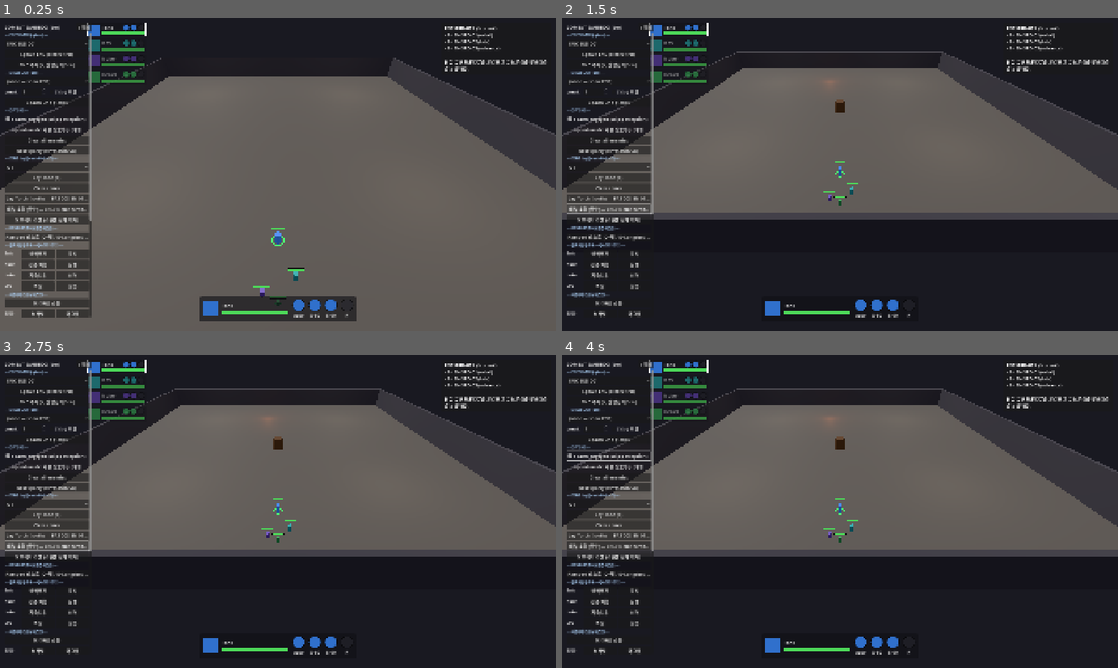
Above: before the commit, frames 1-4 (two rows, left to right).
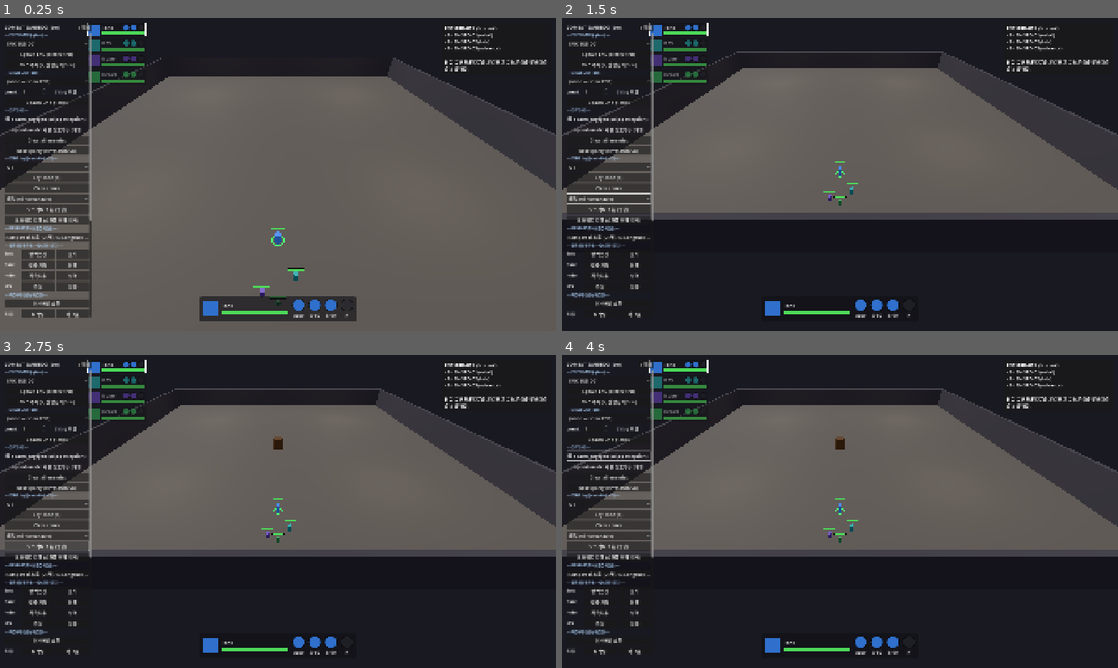
Above: after the commit, the same moments.

Repository: haepari1019/project_tdc_game
Game: Godot game, scene res://scenes/dev/combat_sandbox.tscn
Same seed, same stepped clock (60 frames per second), same inputs: the game is played once before the commit and once after it. This scene is started directly instead of the project's main scene.
Inputs (mouse positions are in pixels of both pictures, inside the frame that each line leads up to):
- Up to frame 1 (0.25 s): no input
- Up to frame 2 (1.5 s): click (606, 199) at 0.5 s, where only the run before the commit has a clickable "Lay Torch (north) — PAT-003 E…"; click (606, 208) at 1.25 s, where only the run before the commit has a clickable "배럴 소환 (중앙) — EN-015 fire comb…"
- Up to frame 3 (2.75 s): click (44, 545) at 2 s, where only the run after the commit has a clickable "오브젝트 소환 (중앙)"
- Up to frame 4 (4 s): click "spawn engaged (skip perceptio…" at 2.75 s; click "spawn engaged (skip perceptio…" at 3.5 s

The runs differ from the first frame. In frame 1, 0.6% of the frame differs, in the area x 0-16%, y 56-96%; in frame 2, 1.1%, in the area x 0-51%, y 19-96%; in frame 3, 0.9%; in frame 4, 0.7%.

Commit message:
refactor(sandbox): 오브젝트 소환을 드롭다운 + 레지스트리로 (확장 대비)
torch/barrel 개별 버튼 → SPAWNABLE_OBJECTS 코드 레지스트리 + 드롭다운 +
"오브젝트 소환 (중앙)" 버튼. 새 오브젝트 = 레지스트리에 {label, script} 1줄.
torch도 중앙 소환으로 통합(setup은 has_method 자동). "오브젝트 리셋" 유지.

Co-Authored-By: Claude Opus 4.8 (1M context) <noreply@anthropic.com>

Diff:
--- a/scripts/dev/combat_sandbox.gd
+++ b/scripts/dev/combat_sandbox.gd
@@ -14,6 +14,13 @@
 const HazardZone := preload("res://scripts/world/hazards/hazard_zone.gd")  # S3b zone media (test laying)
 const Torch := preload("res://scripts/world/objects/torch.gd")  # ENT-TORCH — PAT-003 EN-010 bearer test
 const Barrel := preload("res://scripts/world/objects/barrel.gd")  # ENT-BARREL — EN-015 fire caster combo test
+
+## 샌드박스 소환 가능 오브젝트 레지스트리 — 새 오브젝트 = 여기 1줄(label + script). 소환은 정중앙 +
+## _spawned_objects 추적("오브젝트 리셋"이 제거). setup(_combat)은 has_method로 자동(torch만 필요).
+const SPAWNABLE_OBJECTS := [
+	{"label": "배럴 (oil · breakable)", "script": Barrel},
+	{"label": "토치 (carriable · lit)", "script": Torch},
+]
 const AimMarker := preload("res://scripts/ui/aim_marker.gd")              # 지면-타겟 서브 조준(던전 parity)
 const AimController := preload("res://scripts/run/controllers/aim_controller.gd")
 const SelectionController := preload("res://scripts/run/controllers/selection_controller.gd")
@@ -124,6 +131,7 @@
 var _identity_dd: OptionButton
 var _basic_dd: OptionButton   # 평타(basic) archetype — gear's basic half only (OFF = 평타 끔)
 var _spawned_objects: Array = []   # 사물 소환기로 놓은 오브젝트(배럴/토치) — "오브젝트 리셋"이 전체 제거
+var _object_dropdown: OptionButton   # 오브젝트 소환 드롭다운(SPAWNABLE_OBJECTS)
 var _sub_dd: Array = []   # [OptionButton ×3] — Q/E/R sub loadout for the controlled member
 var _gear_dd: OptionButton   # Identity Gear swap (equips onto the matching-role member — F-008)
 var _cam_dragging := false
@@ -400,14 +408,15 @@
 	clear_zones_btn.text = "Clear zones"
 	clear_zones_btn.pressed.connect(_on_clear_zones)
 	box.add_child(clear_zones_btn)
-	var torch_btn := Button.new()
-	torch_btn.text = "Lay Torch (north) — PAT-003 EN-010 test"
-	torch_btn.pressed.connect(_on_lay_torch)
-	box.add_child(torch_btn)
-	var barrel_btn := Button.new()
-	barrel_btn.text = "배럴 소환 (중앙) — EN-015 fire combo test"
-	barrel_btn.pressed.connect(_on_lay_barrel)
-	box.add_child(barrel_btn)
+	# 오브젝트 소환 — 드롭다운(SPAWNABLE_OBJECTS 확장) + 중앙 소환 + 전체 리셋.
+	_object_dropdown = OptionButton.new()
+	for obj in SPAWNABLE_OBJECTS:
+		_object_dropdown.add_item(String(obj["label"]))
+	box.add_child(_object_dropdown)
+	var spawn_obj_btn := Button.new()
+	spawn_obj_btn.text = "오브젝트 소환 (중앙)"
+	spawn_obj_btn.pressed.connect(_on_spawn_object)
+	box.add_child(spawn_obj_btn)
 	var obj_reset_btn := Button.new()
 	obj_reset_btn.text = "오브젝트 리셋 (소환물 전체 제거)"
 	obj_reset_btn.pressed.connect(_on_reset_objects)
@@ -665,26 +674,20 @@
 	_status.text = "zones cleared"
 
 
-## Lay a lit, carriable torch in the enemy spawn area (north) so a PAT-003 torch bearer (EN-010,
-## interacts_with_objects) seeks + picks it up + throws once engaged. ENT-TORCH (F-021 §3.1.2).
-func _on_lay_torch() -> void:
-	var t := Torch.new()
-	t.position = _map.get_deep_spawn_position("SANDBOX") + Vector3(2.0, 0.0, 0.0)
-	_map.add_child(t)
-	if t.has_method("setup"):
-		t.setup(_combat)  # wires ignite_at so the thrown torch lands as FireDamageHit
-	_spawned_objects.append(t)
-	_status.text = "Torch laid @ north — spawn ENC-PAT-003 (dormant) + 접근 → EN-010 픽업/투척"
-
-
-## Lay a breakable oil barrel (north). A fire caster (EN-015, AB-053) whose AoE catches the barrel
-## breaks it → Oil pool → ignites (RX-OIL-FIRE). ENT-BARREL (F-027). sb_fire owns break+ignite.
-func _on_lay_barrel() -> void:
-	var b := Barrel.new()
-	b.position = _map_center()
-	_map.add_child(b)
-	_spawned_objects.append(b)
-	_status.text = "배럴 소환 @중앙 — EN-015(불 캐스터) 소환 → AB-053 AoE가 배럴 얽으면 파괴+Oil 점화(RX-OIL-FIRE)"
+## 드롭다운에서 선택한 오브젝트를 정중앙에 소환 + 추적(리셋 대상). 레지스트리 = SPAWNABLE_OBJECTS.
+## setup(_combat)은 has_method로 자동 — torch: 던진 토치가 FireDamageHit로 착탄(ignite_at 배선) / barrel: 없음.
+func _on_spawn_object() -> void:
+	var idx := _object_dropdown.selected
+	if idx < 0 or idx >= SPAWNABLE_OBJECTS.size():
+		return
+	var scr = SPAWNABLE_OBJECTS[idx]["script"]
+	var o = scr.new()
+	o.position = _map_center()
+	_map.add_child(o)
+	if o.has_method("setup"):
+		o.setup(_combat)
+	_spawned_objects.append(o)
+	_status.text = "%s 소환 @중앙" % String(SPAWNABLE_OBJECTS[idx]["label"])
 
 
 ## 사물 소환 위치 = 파티~적 스폰 중점(대략 정중앙).
